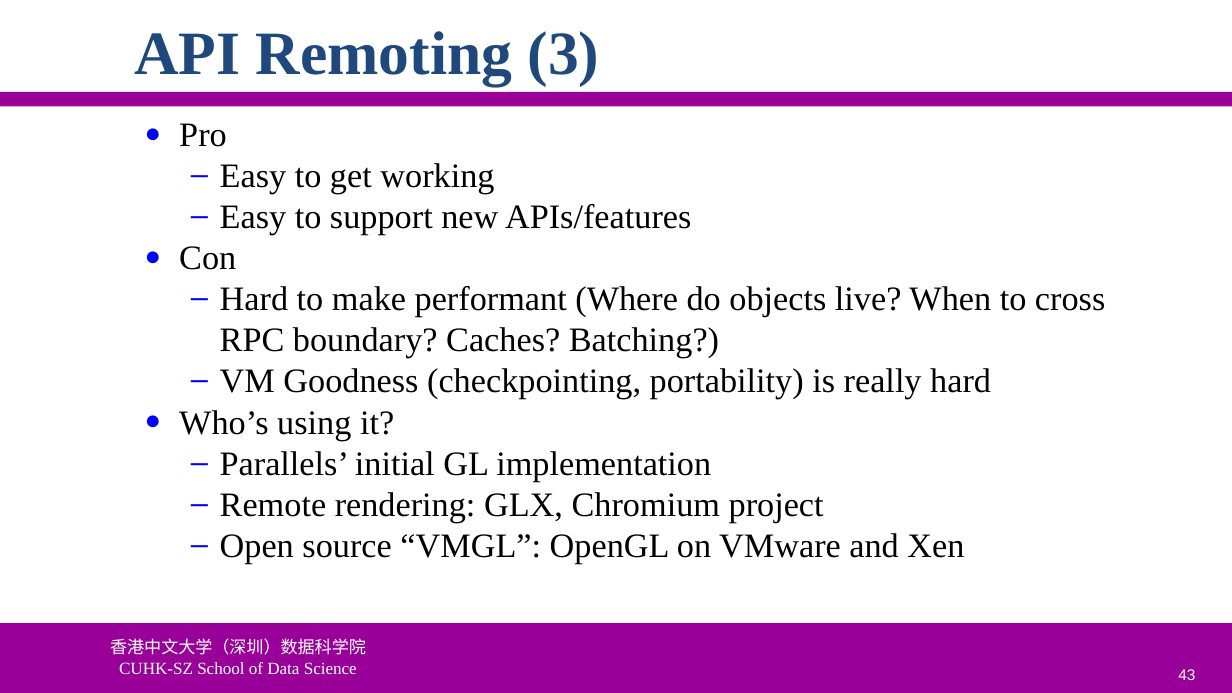
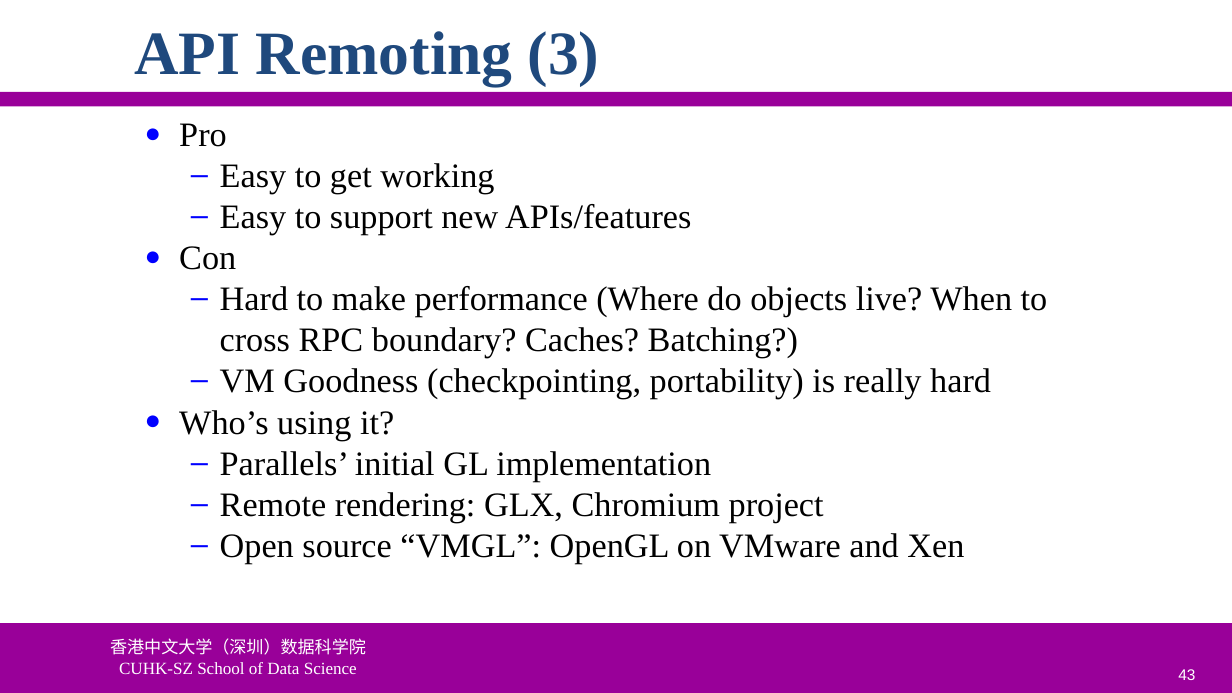
Before and after one commit to ychung1103/ychung1103.github.io, a slide deck: slide 43 of Slides/CSC6103/VT-08 GPU Virtualization.pptx. Drawn at 1232x693 pixels with LibreOffice and Linux fonts; fonts in the diff are those of the drawing; background and template pictures are left out. Boxes give left, top, right and bottom in pixels: in the first picture for what was removed or moved away, otherwise in the second. Text is boxed around its words. In the diff, an @@ line names an element or a change of style, - is before the commit and + after.

```diff
--- a/Slides/CSC6103/VT-08 GPU Virtualization.pptx
+++ b/Slides/CSC6103/VT-08 GPU Virtualization.pptx
@@ text at bbox=[220, 286, 1048, 358]: text changed @@
-  – Hard to make performant (Where do objects live? When to cross RPC boundary? Caches? Batching?)
+  – Hard to make performance (Where do objects live? When to cross RPC boundary? Caches? Batching?)
```
Also in this commit, not shown: 4 other slides changed, 2 other files.
